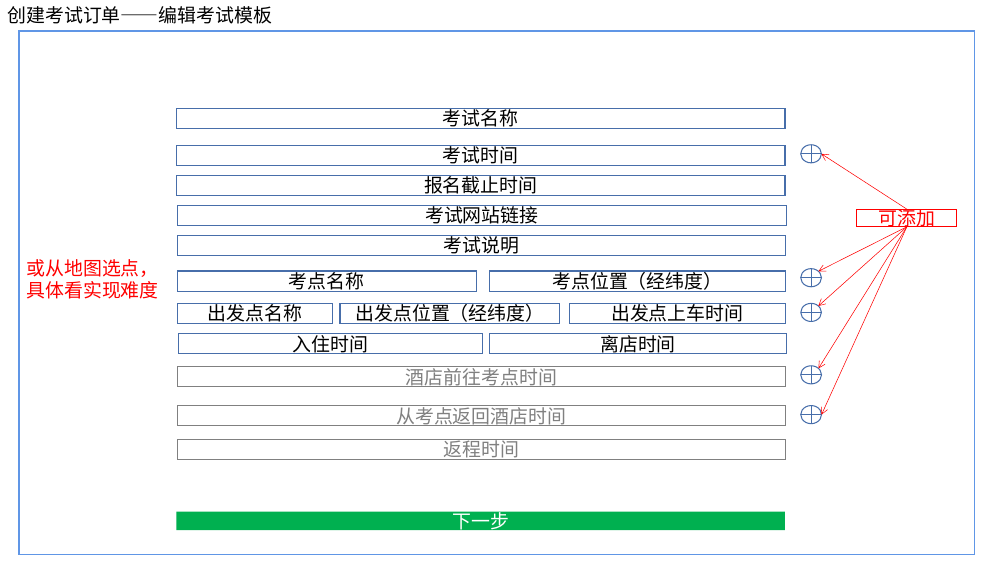
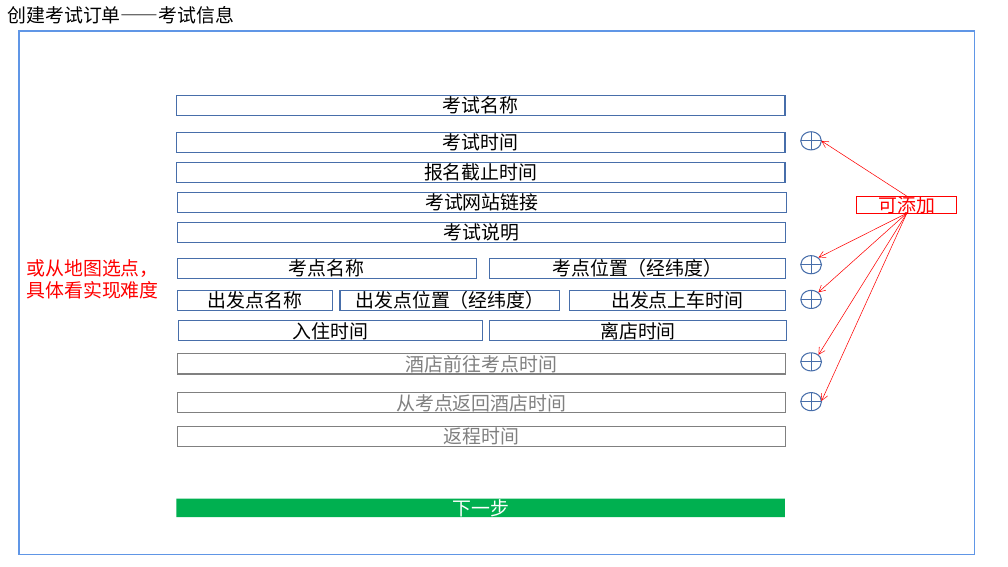
Before and after one commit to ISheenSomeOne/eTeam, a slide deck: slide 3 of 界面设计/eTeam界面—团队.pptx. Drawn at 1008x567 pixels with LibreOffice and Linux fonts; fonts in the diff are those of the drawing. Boxes give left, top, right and bottom in pixels: in the first picture for what was removed or moved away, otherwise in the second. Text is boxed around its words. In the diff, an @@ line names an element or a change of style, - is before the commit and + after.

```diff
--- a/界面设计/eTeam界面—团队.pptx
+++ b/界面设计/eTeam界面—团队.pptx
@@ text at <box>7,6,234,24</box>: text changed @@
-创建考试订单——编辑考试模板
+创建考试订单——考试信息
@@ 14 rectangles, 5 arrows, 3 flow chart ors: place and size @@
-14 rectangles, 5 arrows, 3 flow chart ors at <box>176,108,907,531</box>
+14 rectangles, 5 arrows, 3 flow chart ors at <box>176,95,907,518</box>
@@ 3 rectangles, 2 flow chart ors: place and size @@
-3 rectangles, 2 flow chart ors at <box>178,144,957,354</box>
+3 rectangles, 2 flow chart ors at <box>178,132,957,341</box>
```
Also in this commit, not shown: 6 other slides changed.
